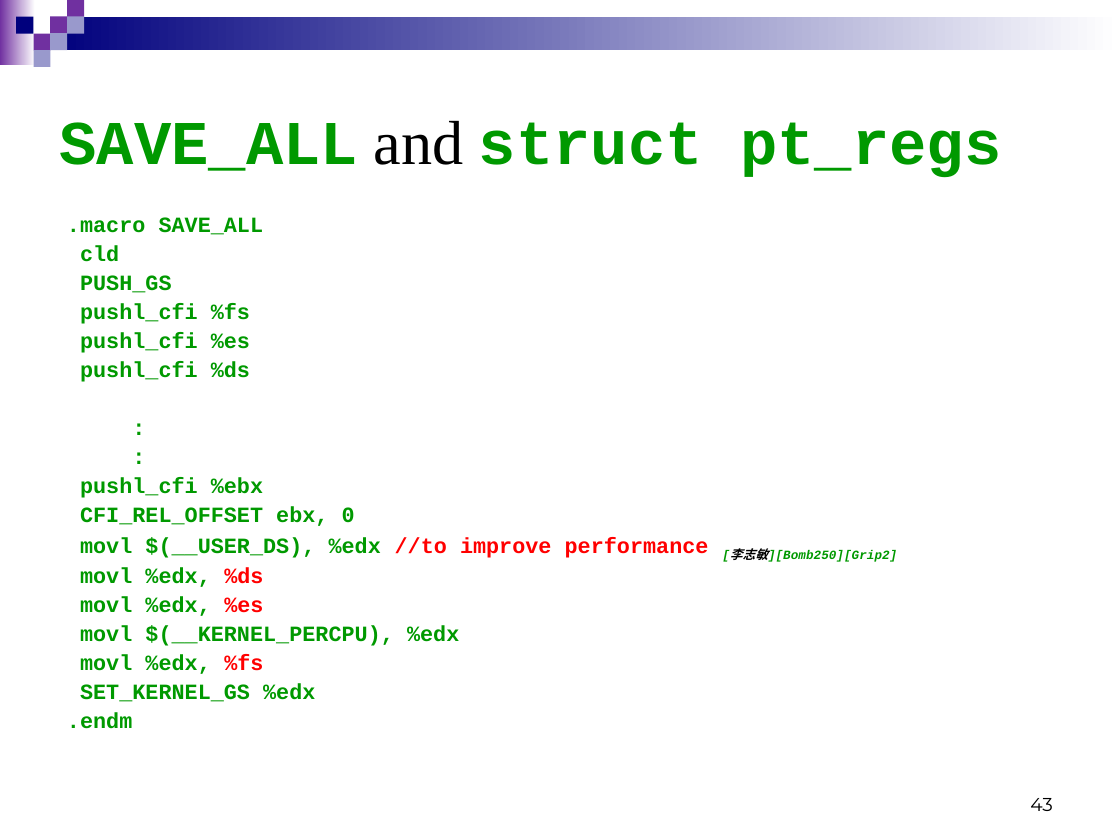
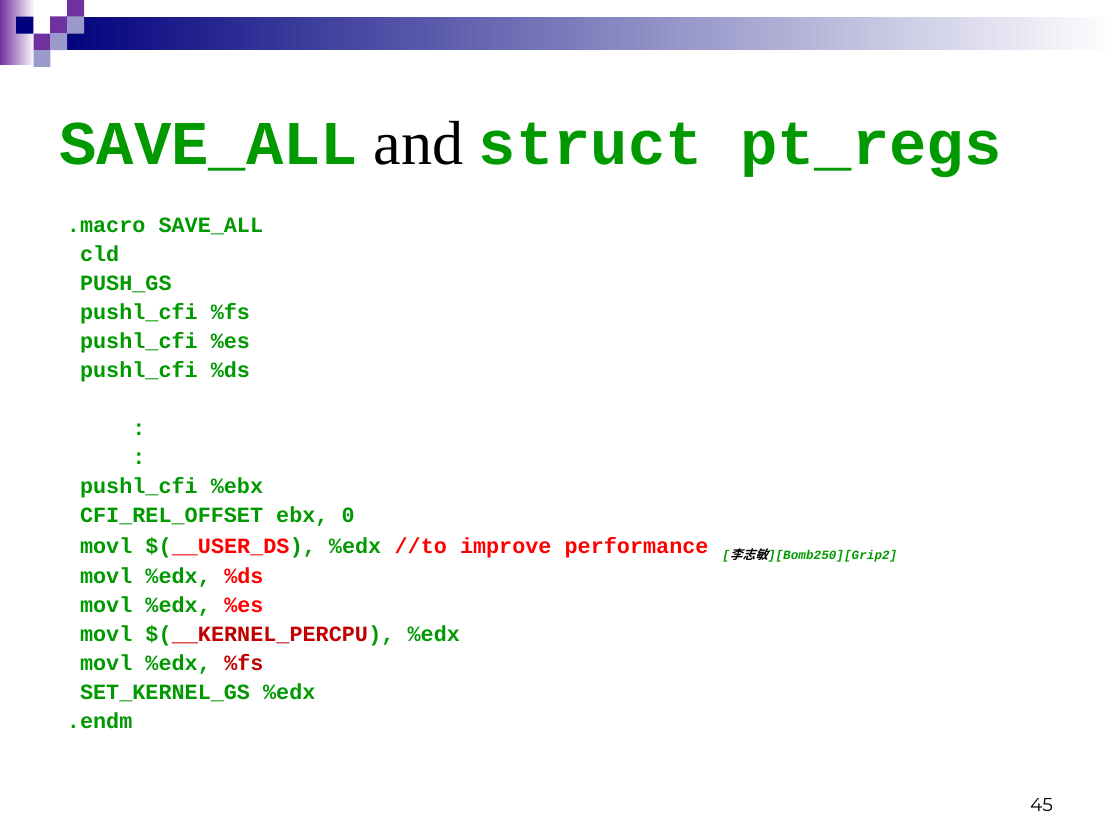
Before and after one commit to Cuda-Chen/Linux-Operating-System, a slide deck: slide 45 of linuxLecture_system_call_3_9.ppt (slide 43 before the commit). Drawn at 1120x840 pixels with LibreOffice and Linux fonts; fonts in the diff are those of the drawing. Boxes give left, top, right and bottom in pixels: in the first picture for what was removed or moved away, otherwise in the second. Text is boxed around its words. In the diff, an @@ line names an element or a change of style, - is before the commit and + after.

```diff
--- a/linuxLecture_system_call_3_9.ppt
+++ b/linuxLecture_system_call_3_9.ppt
@@ text at (x1=80, y1=538, x2=897, y2=674): text colour #009900 to #FF0000 in "$(__USER_DS),"; text colour #009900 to #C00000 in "$(__KERNEL_PERCPU),"; text colour #FF0000 to #C00000 in "%fs" @@
@@ page number at (x1=1030, y1=798, x2=1053, y2=811): text changed @@
-43
+45
```
Also in this commit, not shown: 6 other slides changed, 4 slides added, 1 other file.
